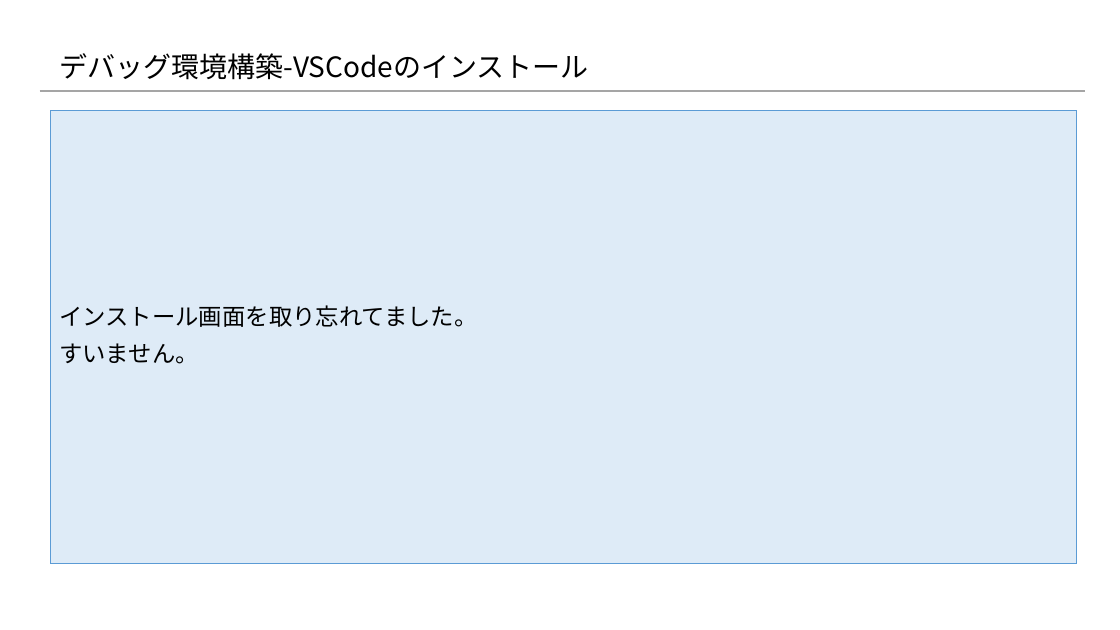
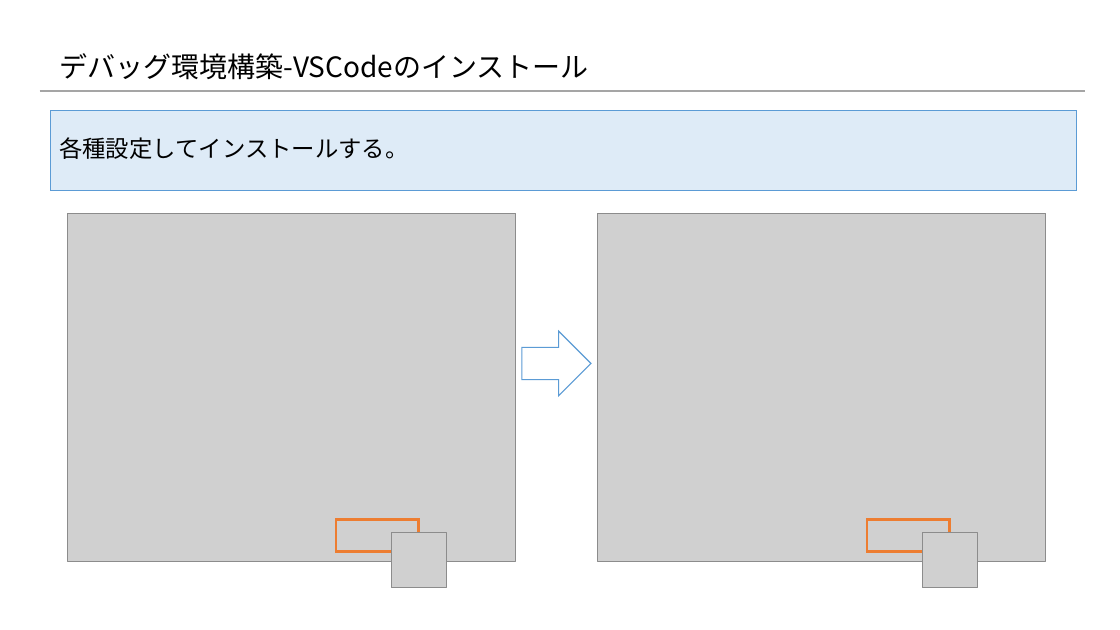
Before and after one commit to konnpeitoon/diary, a slide deck: slide 24 of doc/01_勉強会/01_勉強会資料/20180719_勉強会/02.資料/04_開発環境構築.pptx. Drawn at 1120x630 pixels with LibreOffice and Linux fonts; fonts in the diff are those of the drawing; grey boxes stand for pictures; background and template pictures are left out. Boxes give left, top, right and bottom in pixels: in the first picture for what was removed or moved away, otherwise in the second. Text is boxed around its words. In the diff, an @@ line names an element or a change of style, - is before the commit and + after.

Commit message:
VSCodeの手順を追加

```diff
--- a/doc/01_勉強会/01_勉強会資料/20180719_勉強会/02.資料/04_開発環境構築.pptx
+++ b/doc/01_勉強会/01_勉強会資料/20180719_勉強会/02.資料/04_開発環境構築.pptx
@@ rectangle removed at <box>51,110,1077,563</box> @@
-インストール画面を取り忘れてました。
-すいません。
@@ rectangle added at <box>51,110,1077,190</box>, fill #DEEBF7, outline #5B9BD5 0.75 pt, 20 pt, text #000000 @@
+各種設定してインストールする。
@@ picture added at <box>67,213,516,562</box> @@
@@ picture added at <box>597,213,1046,562</box> @@
@@ right arrow added at <box>522,331,591,396</box>, fill #FFFFFF, outline #5B9BD5 1 pt @@
@@ rectangle added at <box>336,519,419,551</box>, outline #ED7D31 2.25 pt @@
@@ picture added at <box>392,532,447,587</box> @@
@@ rectangle added at <box>867,519,950,551</box>, outline #ED7D31 2.25 pt @@
@@ picture added at <box>923,532,978,587</box> @@
```
Also in this commit, not shown: 1 other slide changed, 4 slides added.
